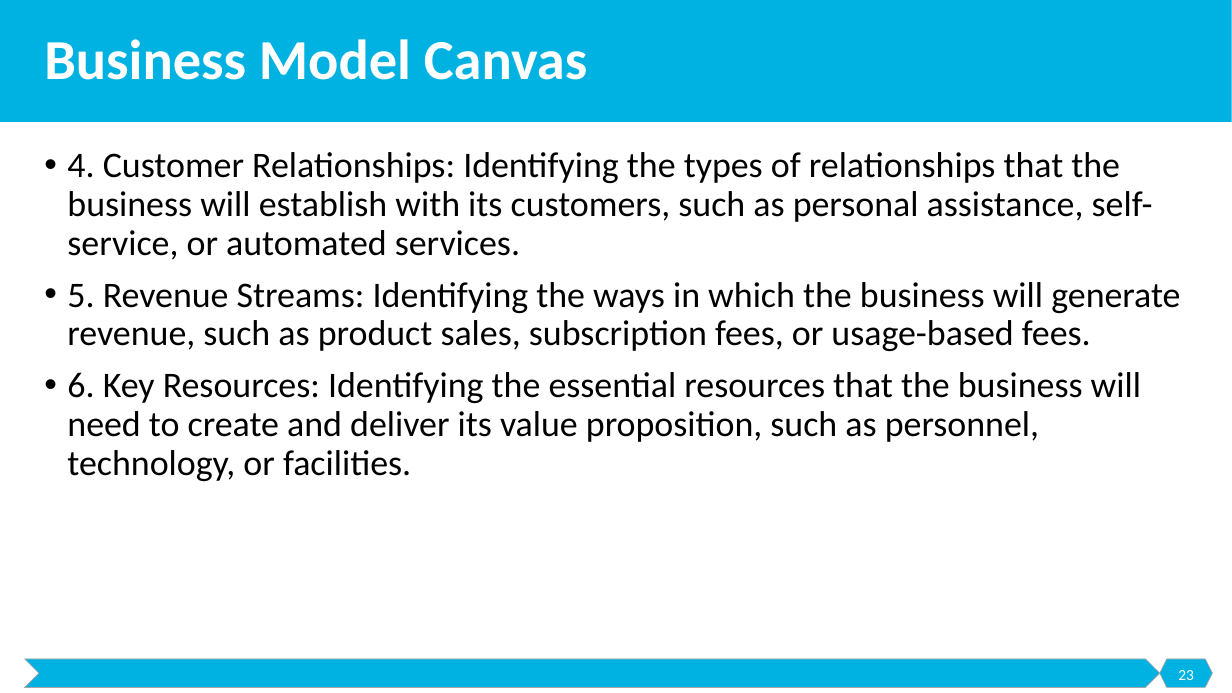
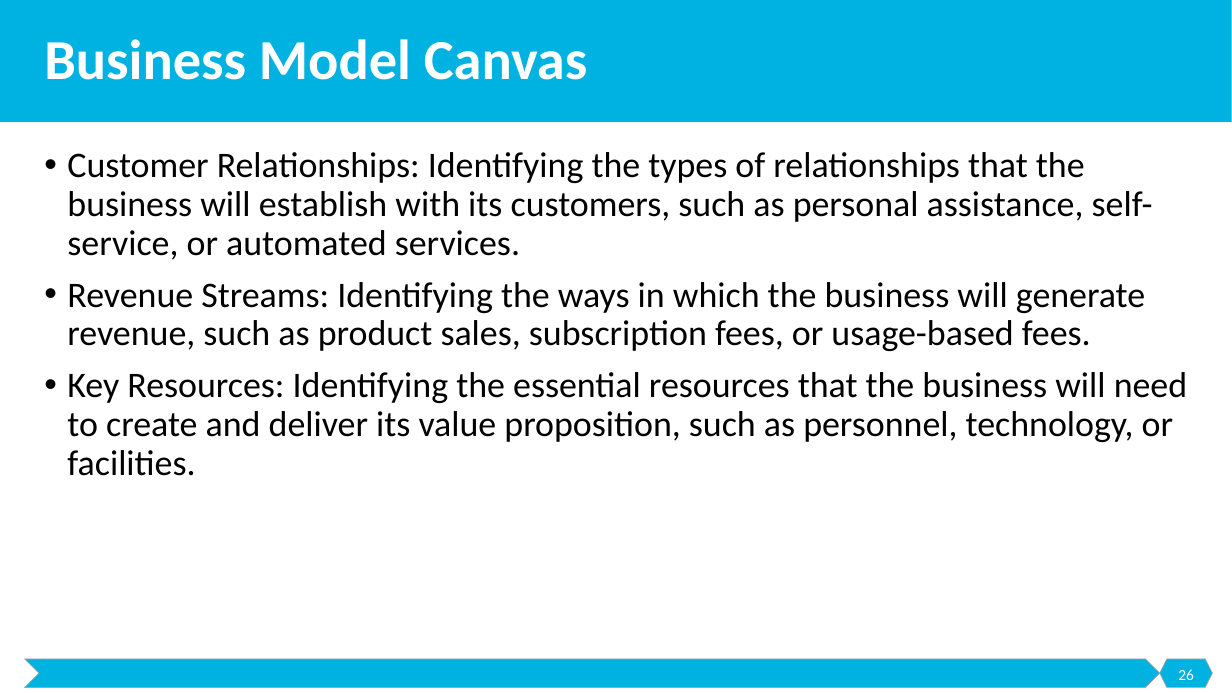
Before and after one commit to malenezi/malenezi, a slide deck: slide 26 of SE495/Lectures/2-Models/Models.pptx (slide 23 before the commit). Drawn at 1232x693 pixels with LibreOffice and Linux fonts; fonts in the diff are those of the drawing. Boxes give left, top, right and bottom in pixels: in the first picture for what was removed or moved away, otherwise in the second. Text is boxed around its words. In the diff, an @@ line names an element or a change of style, - is before the commit and + after.

```diff
--- a/SE495/Lectures/2-Models/Models.pptx
+++ b/SE495/Lectures/2-Models/Models.pptx
@@ text at bbox=[67, 152, 1187, 476]: text changed @@
-• 4. Customer Relationships: Identifying the types of relationships that the business will establish with its customers, such as personal assistance, self-service, or automated services.
-• 5. Revenue Streams: Identifying the ways in which the business will generate revenue, such as product sales, subscription fees, or usage-based fees.
-• 6. Key Resources: Identifying the essential resources that the business will need to create and deliver its value proposition, such as personnel, technology, or facilities.
+• Customer Relationships: Identifying the types of relationships that the business will establish with its customers, such as personal assistance, self-service, or automated services.
+• Revenue Streams: Identifying the ways in which the business will generate revenue, such as product sales, subscription fees, or usage-based fees.
+• Key Resources: Identifying the essential resources that the business will need to create and deliver its value proposition, such as personnel, technology, or facilities.
@@ page number at bbox=[1178, 669, 1194, 680]: text changed @@
-23
+26
```
Also in this commit, not shown: 2 other slides changed, 3 slides added.
